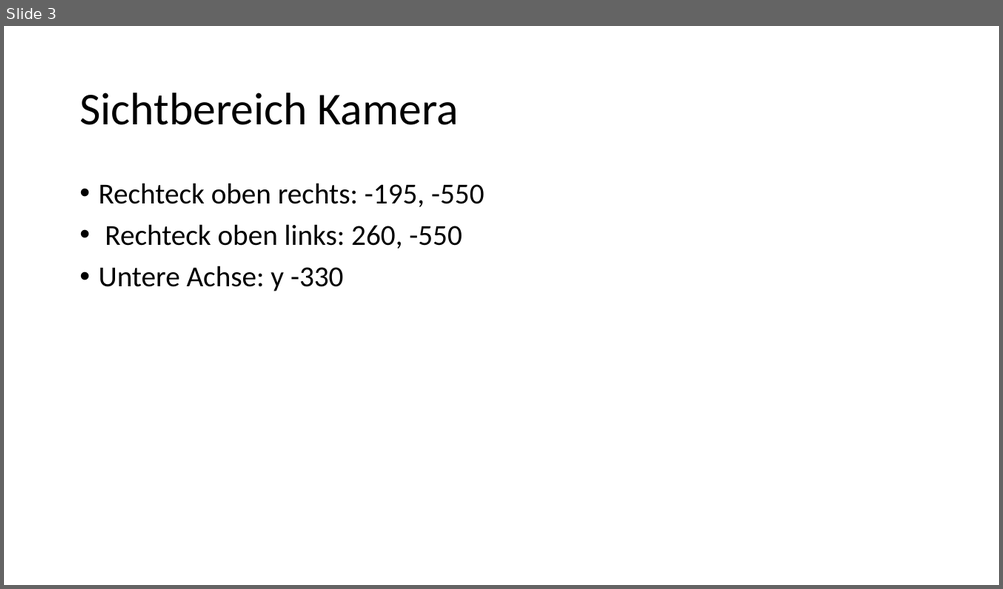
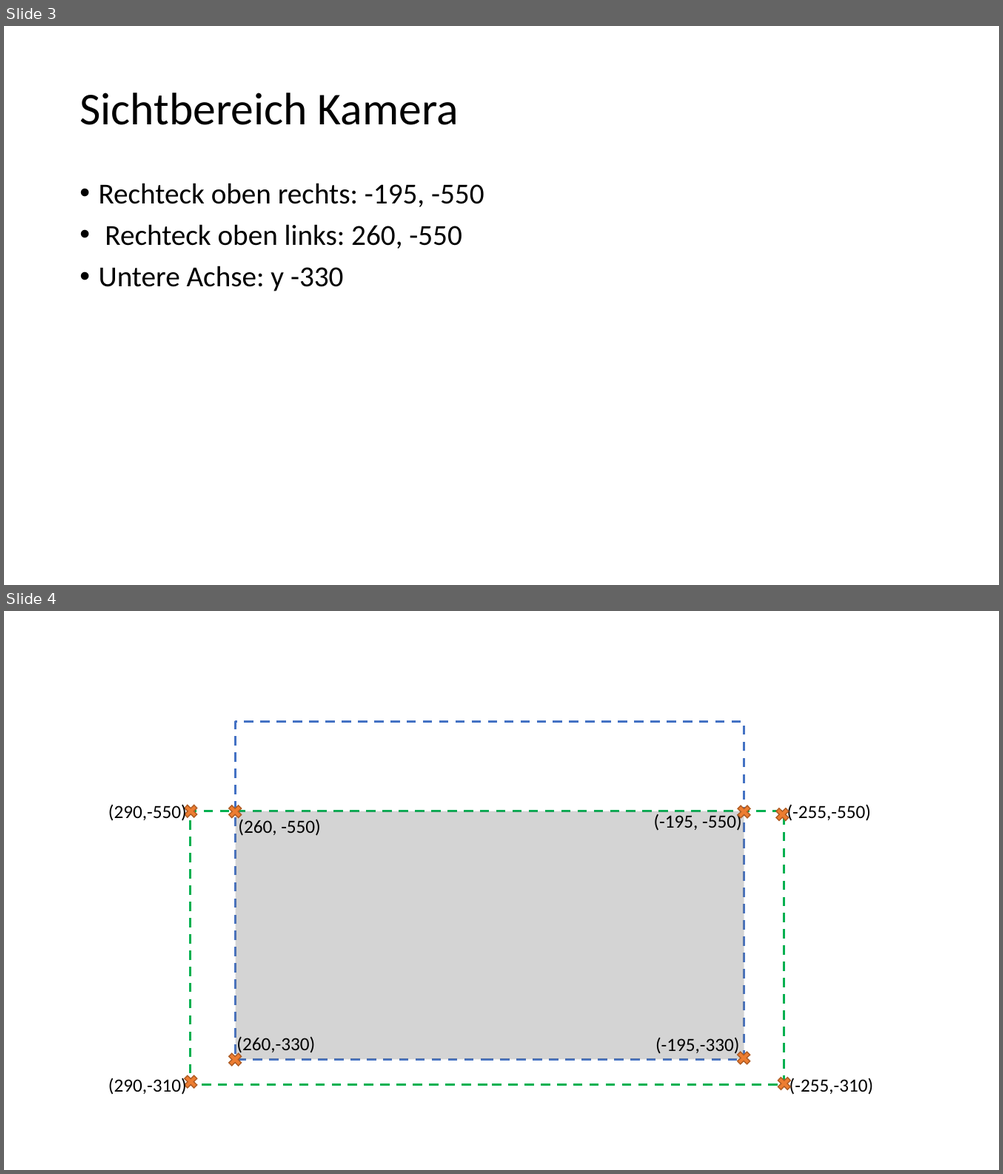
Before and after one commit to tecuilacat/RFS-RV-3SB-API, a slide deck: RFS_Projekt.pptx. Shown one above the other, each under a label of ours: slide 3 before the commit, slides 3 and 4 after it. The pictures are 1003x589 and 1003x1174 pixels, drawn with LibreOffice and Linux fonts; fonts in the diff are those of the drawing. Boxes give left, top, right and bottom in pixels: in the first picture for what was removed or moved away, otherwise in the second. Text is boxed around its words. In the diff, an @@ line names an element or a change of style, - is before the commit and + after.

```diff
--- a/RFS_Projekt.pptx
+++ b/RFS_Projekt.pptx
@@ slide 4 added at (4,611,999,1170), background #FFFFFF @@
@@ rectangle added at (236,721,743,1059), outline #4472C4 2.25 pt dashed @@
@@ text added at (108,804,187,821), 18 pt, text #000000 @@
+(290,-550)
@@ cross added at (182,803,200,820), fill #ED7D31, outline #AF5C24 1 pt @@
@@ cross added at (225,803,244,820), fill #ED7D31, outline #AF5C24 1 pt @@
@@ cross added at (734,803,753,820), fill #ED7D31, outline #AF5C24 1 pt @@
@@ cross added at (774,806,792,823), fill #ED7D31, outline #AF5C24 1 pt @@
@@ text added at (787,804,871,821), 18 pt, text #000000 @@
+(-255,-550)
@@ rectangle added at (190,812,784,1085), outline #00B050 2.25 pt dashed @@
@@ rectangle added at (236,812,743,1060), fill #7C7C7C at 32% opacity @@
@@ text added at (238,818,321,836), 18 pt, text #000000 @@
+(260, -550)
@@ text added at (654,812,742,831), 18 pt, text #000000 @@
+(-195, -550)
@@ cross added at (225,1051,244,1069), fill #ED7D31, outline #AF5C24 1 pt @@
@@ text added at (236,1037,315,1056), 18 pt, text #000000 @@
+(260,-330)
@@ text added at (655,1038,739,1056), 18 pt, text #000000 @@
+(-195,-330)
@@ cross added at (734,1050,753,1068), fill #ED7D31, outline #AF5C24 1 pt @@
@@ cross added at (182,1073,200,1091), fill #ED7D31, outline #AF5C24 1 pt @@
@@ cross added at (775,1075,794,1093), fill #ED7D31, outline #AF5C24 1 pt @@
@@ text added at (108,1077,187,1095), 18 pt, text #000000 @@
+(290,-310)
@@ text added at (789,1078,873,1095), 18 pt, text #000000 @@
+(-255,-310)
```
Also in this commit, not shown: 1 slide changed, 5 other files.
